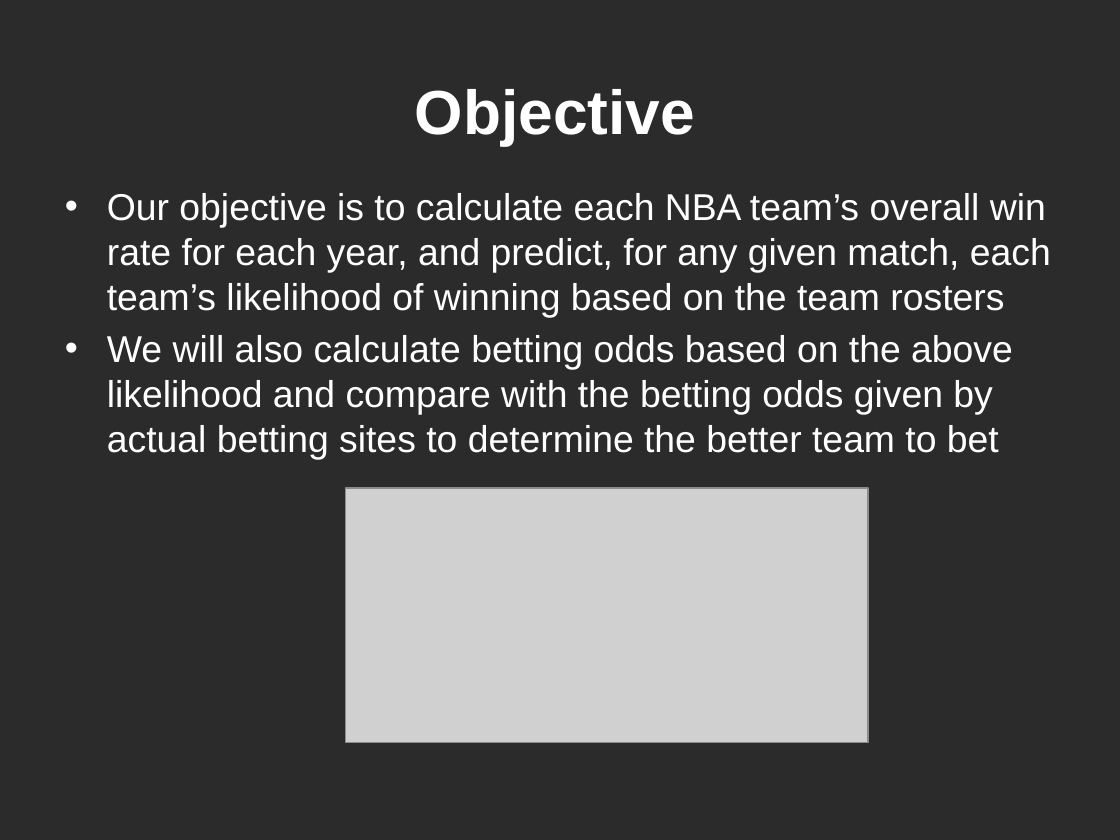
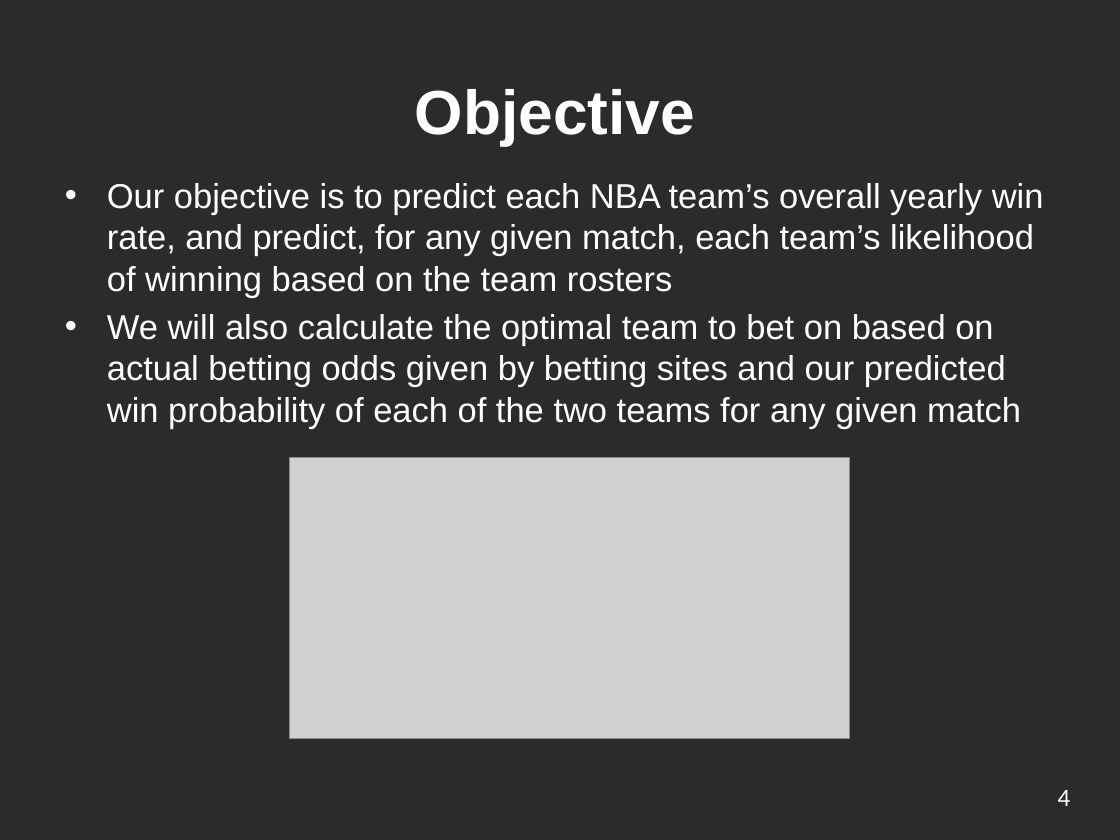
Before and after one commit to ickletsmulet/ECE-143-Group-19, a slide deck: slide 4 of Presentation.pptx. Drawn at 1120x840 pixels with LibreOffice and Linux fonts; fonts in the diff are those of the drawing; grey boxes stand for pictures; background and template pictures are left out; a plain dark background stands for a picture behind light text. Boxes give left, top, right and bottom in pixels: in the first picture for what was removed or moved away, otherwise in the second. Text is boxed around its words. In the diff, an @@ line names an element or a change of style, - is before the commit and + after.

```diff
--- a/Presentation.pptx
+++ b/Presentation.pptx
@@ text at (107,183,1044,429): text changed; size 24 to 22.2 pt @@
-• Our objective is to calculate each NBA team’s overall win rate for each year, and predict, for any given match, each team’s likelihood of winning based on the team rosters
-• We will also calculate betting odds based on the above likelihood and compare with the betting odds given by actual betting sites to determine the better team to bet
+• Our objective is to predict each NBA team’s overall yearly win rate, and predict, for any given match, each team’s likelihood of winning based on the team rosters
+• We will also calculate the optimal team to bet on based on actual betting odds given by betting sites and our predicted win probability of each of the two teams for any given match
@@ picture: place and size @@
-picture at (345,488,868,743)
+picture at (289,457,849,739)
@@ page number added at (1058,790,1071,806), 16 pt, text #FFFFFF @@
+4
```
Also in this commit, not shown: 5 other slides changed, 6 slides added, 1 slide removed.
